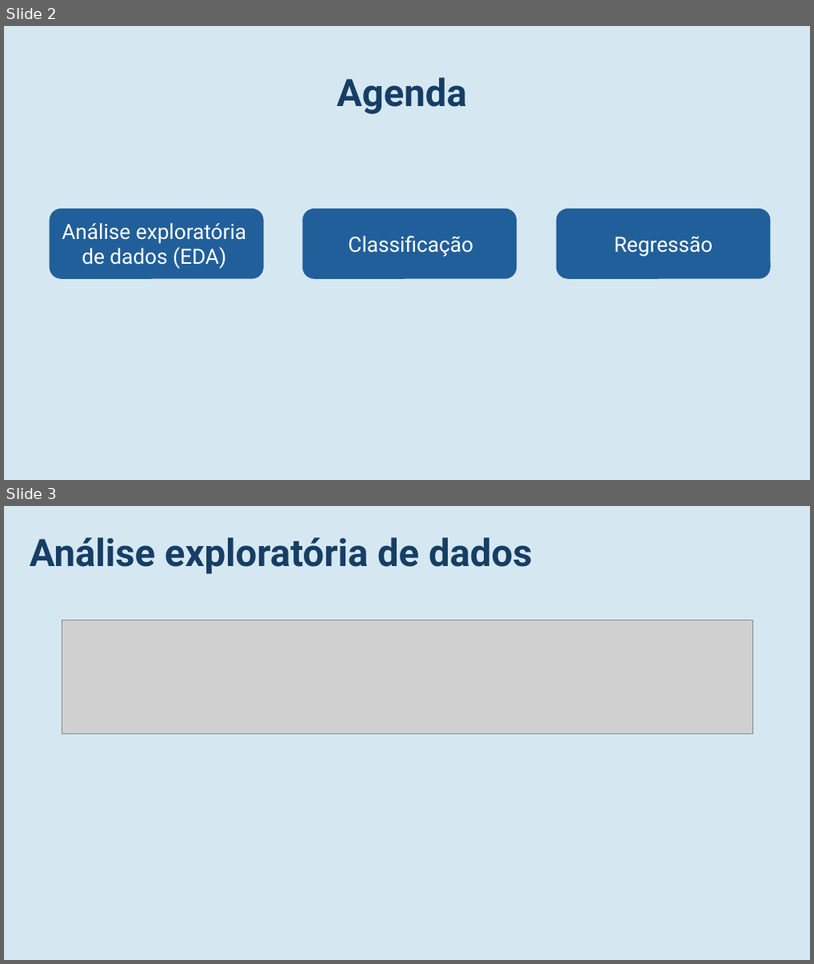
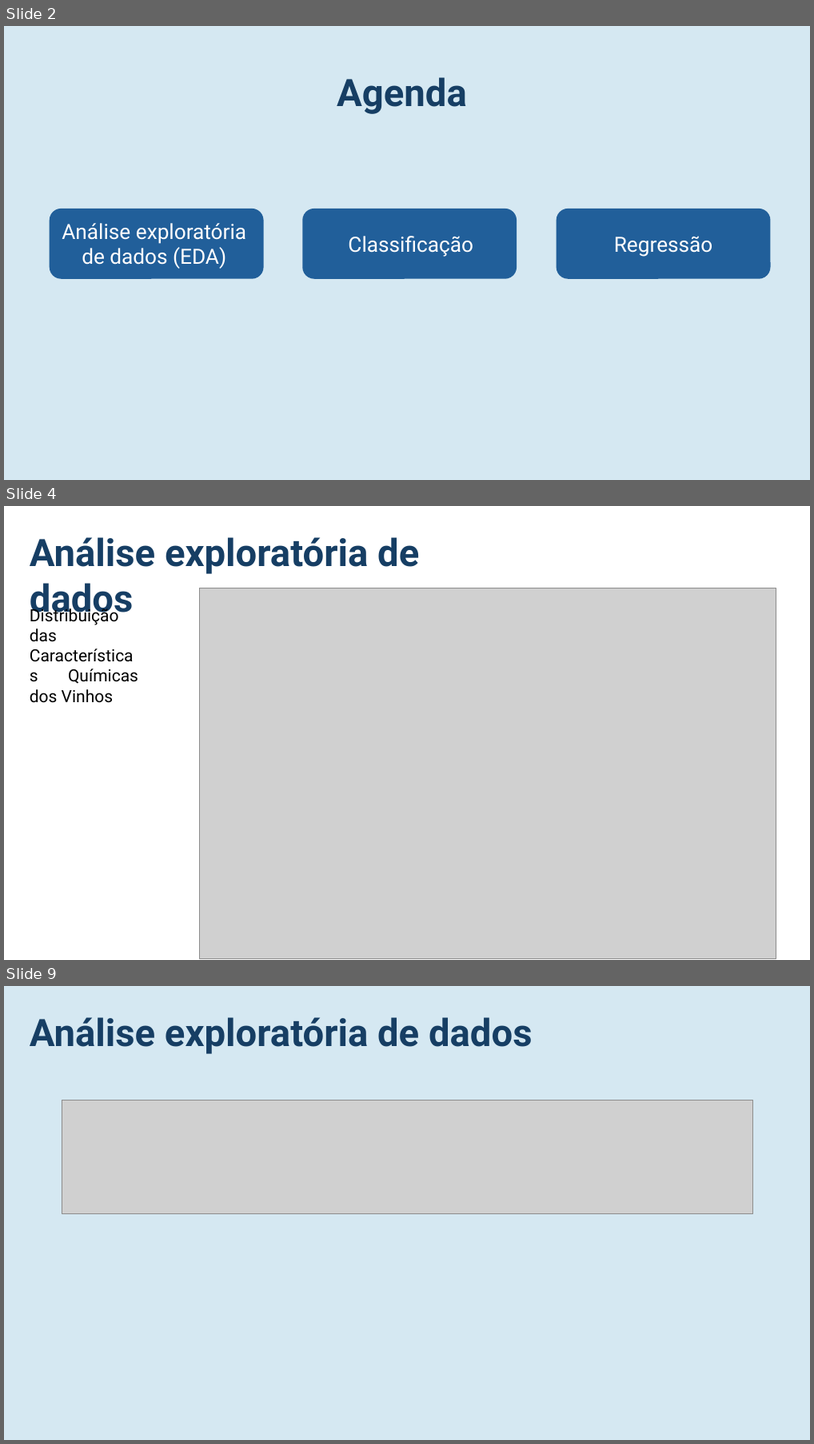
Before and after one commit to miguelamoreira/wineNotebook, a slide deck: apresentacao.pptx. Shown one above the other, each under a label of ours: slides 2 and 3 before the commit, slides 2, 4 and 9 after it; the slides between them are not shown. The pictures are 814x964 and 814x1444 pixels, drawn with LibreOffice and Linux fonts; fonts in the diff are those of the drawing; grey boxes stand for pictures. Boxes give left, top, right and bottom in pixels: in the first picture for what was removed or moved away, otherwise in the second. Text is boxed around its words. In the diff, an @@ line names an element or a change of style, - is before the commit and + after.

```diff
--- a/apresentacao.pptx
+++ b/apresentacao.pptx
@@ slide 4 added at bbox=[4, 506, 810, 960], background #FFFFFF @@
@@ text added at bbox=[30, 537, 419, 620], 45 pt, text #163E64, bold @@
+Análise exploratória de dados
@@ picture added at bbox=[200, 588, 777, 959] @@
@@ text added at bbox=[30, 605, 138, 703], 20 pt, text #000000 @@
+Distribuição das Características Químicas dos Vinhos
@@ what was slide 3 is now slide 9 @@
```
Also in this commit, not shown: 1 slide changed, 5 other slides added, 1 slide removed, 1 other file.
